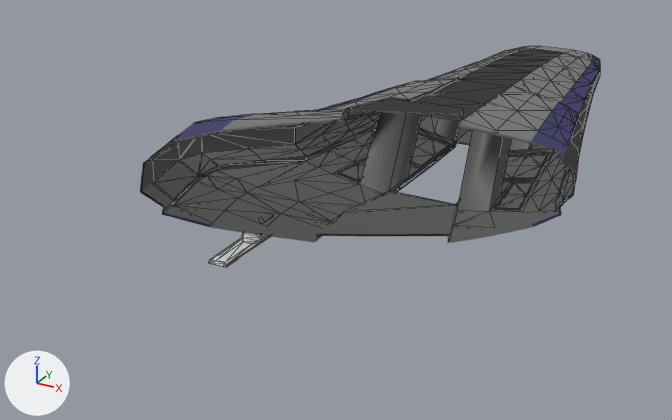
What one commit did to the FBX model Assets/Models/starshipv2.fbx.
Before and after are seen from a 50 mm lens placed at (45.6, -145.2, 56.8), pointed at (-11.5, -41.3, 4.8). Arrows for +X, +Y and +Z are at lower left; the lights stay in place. Mesh edges are drawn as thin lines. Everything nearer to the camera than a plane just in front of the edit is cut away. Where no turn or scale is listed for an object, it has been applied to the vertices. Vertices at the same position are counted once.

Before the edit, the objects in view are built like this:
```python
me_mesh_002 = bpy.data.meshes.new('Mesh.002')
me_mesh_002.from_pydata(...)  # 1732 vertices, 3400 faces; spans x -30.7..30.8, y -87.5..23.8, z 0.0..22.2
me_mesh_002.materials.append(mat_material__1)  # picture img_colorscombined_png
ob_starshipv1 = bpy.data.objects.new('StarShipv1', me_mesh_002)
ob_starshipv1.location = (0.0, 0.0, 0.0)
```
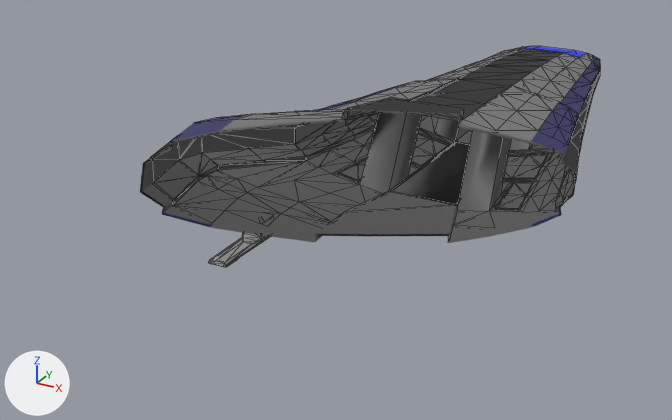
What changed in the scene script:
```text
Add mat_material:
    mat_material = principled_material('Material')
    mat_material.base_color = (0.00892, 0.0366, 0.8)  # blue #1836e7
    mat_material.roughness = 0.4
Change me_mesh_002:
    used by ob_starshipv1; location = (0.0, 0.0, 0.0)
    remove me_mesh_002.from_pydata(...)  # 1732 vertices, 3400 faces; spans x -30.7..30.8, y -87.5..23.8, z 0.0..22.2
    add me_mesh_002.from_pydata(...)  # 1732 vertices, 3398 faces; spans x -30.7..30.8, y -87.5..23.8, z 0.0..22.2
    me_mesh_002 part 1: 644 kept faces spanning x -23.5..23.5, y -55.5..15.0, z 0.0..12.4 get new texture (UV) coordinates
    me_mesh_002 part 2: 66 faces spanning x -5.5..5.6, y 15.8..23.8, z 10.6..16.1 switch from mat_material__1 (picture img_colorscombined_png) to mat_material (blue #1836e7)
Add me_mesh_003:
    me_mesh_003.from_pydata(...)  # 8 vertices, 7 faces; spans x -4.9..4.9, y 0.0..21.7, z -0.2..0.6
    me_mesh_003.materials.append(mat_material__1)  # picture img_colorscombined_png
Add ob_starshipv1_001:
    ob_starshipv1_001 = bpy.data.objects.new('StarShipv1.001', me_mesh_003)
    ob_starshipv1_001.location = (0.0, -38.1, 7.9)
```

Changed parts and their boxes [x1, y1, x2, y2] in the pictures (672 x 420 px):
'StarShipv1.001', added (black): after [390, 142, 470, 204]
part 1 of me_mesh_002, surface changed: [209, 233, 269, 267] in both
part 2 of me_mesh_002, recoloured (grey to blue): [519, 46, 588, 57] in both
